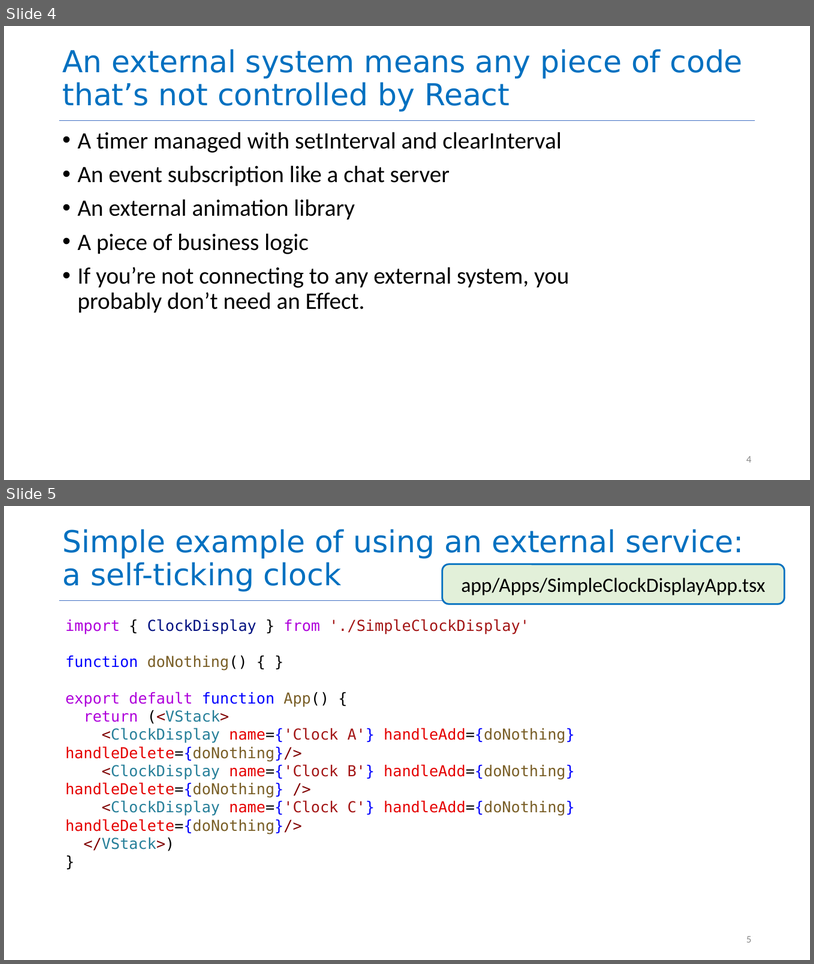
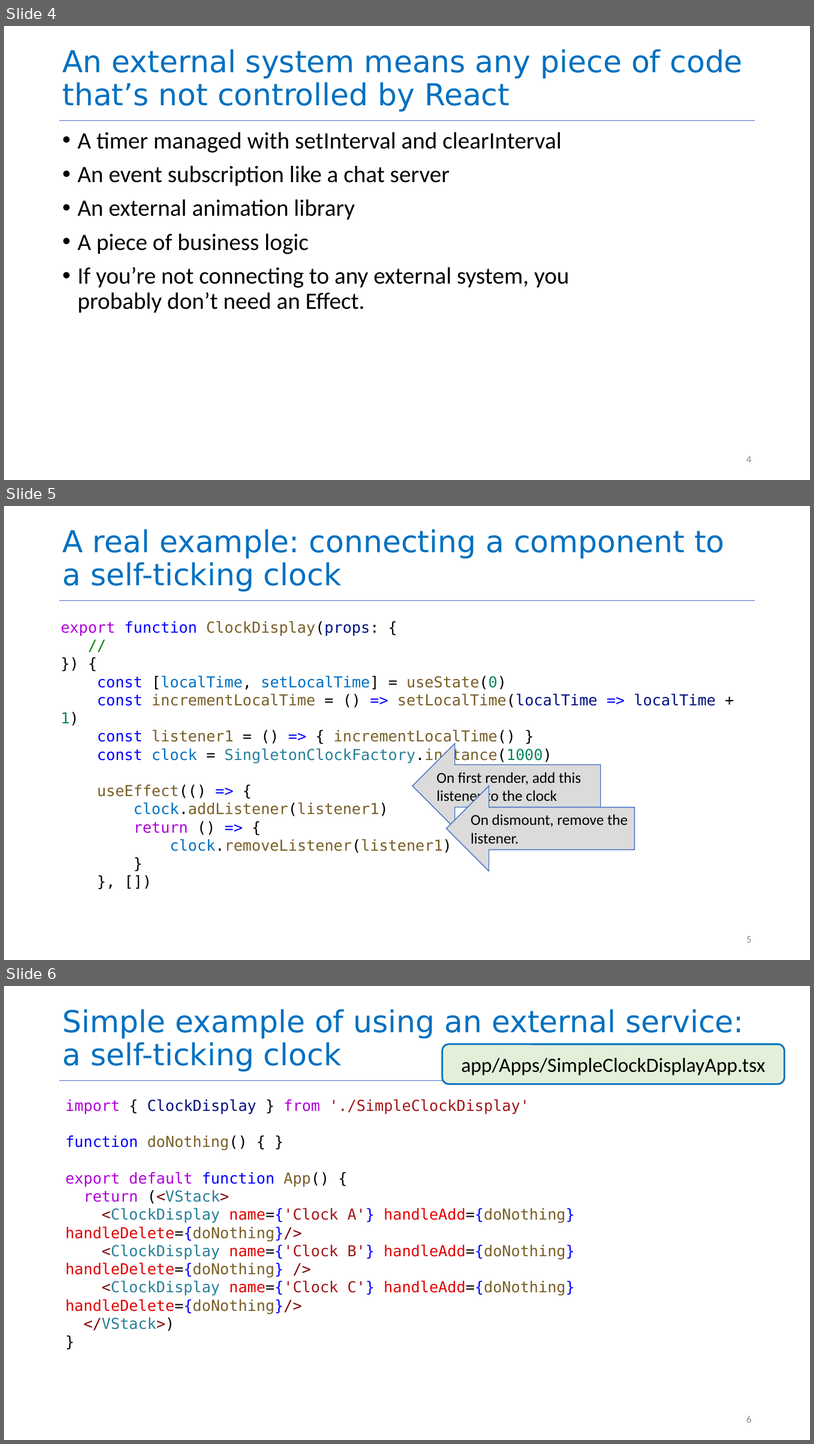
Before and after one commit to neu-se/CS4530-Fall-2023, a slide deck: Slides/Module 08 React Hooks.pptx. Shown one above the other, each under a label of ours: slides 4 and 5 before the commit, slides 4, 5 and 6 after it. The pictures are 814x964 and 814x1444 pixels, drawn with LibreOffice and Linux fonts; fonts in the diff are those of the drawing. Boxes give left, top, right and bottom in pixels: in the first picture for what was removed or moved away, otherwise in the second. Text is boxed around its words. In the diff, an @@ line names an element or a change of style, - is before the commit and + after.

```diff
--- a/Slides/Module 08 React Hooks.pptx
+++ b/Slides/Module 08 React Hooks.pptx
@@ slide 5 added at bbox=[4, 506, 810, 960], background #FFFFFF; not listed: 1 template element that a slide beside it also shows @@
@@ title added at bbox=[62, 529, 725, 592], 36 pt, text #0070C0 @@
+A real example: connecting a component to a self-ticking clock
@@ text added at bbox=[61, 621, 716, 853], 18 pt, text #795E26 @@
+export function ClockDisplay(props: {
+//
+}) {
+const [localTime, setLocalTime] = useState(0)
+const incrementLocalTime = () => setLocalTime(localTime => localTime + 1)
+const listener1 = () => { incrementLocalTime() }
+const clock = SingletonClockFactory.instance(1000)
+useEffect(() => {
+clock.addListener(listener1)
+return () => {
+clock.removeListener(listener1)
+}
+}, [])
@@ left arrow added at bbox=[413, 743, 601, 828], fill #DBDBDB, outline #4472C4 1 pt, 18 pt, text #000000 @@
+On first render, add this listener to the clock
@@ left arrow added at bbox=[447, 786, 635, 871], fill #DBDBDB, outline #4472C4 1 pt, 18 pt, text #000000 @@
+On dismount, remove the listener.
@@ page number added at bbox=[747, 936, 752, 942], 12 pt, text #888888 @@
+5
@@ what was slide 5 is now slide 6 @@
@@ page number at bbox=[747, 1415, 752, 1422]: text changed @@
-5
+6
```
Also in this commit, not shown: 1 slide changed, 2 other slides added, 1 slide removed, 2 other files.
